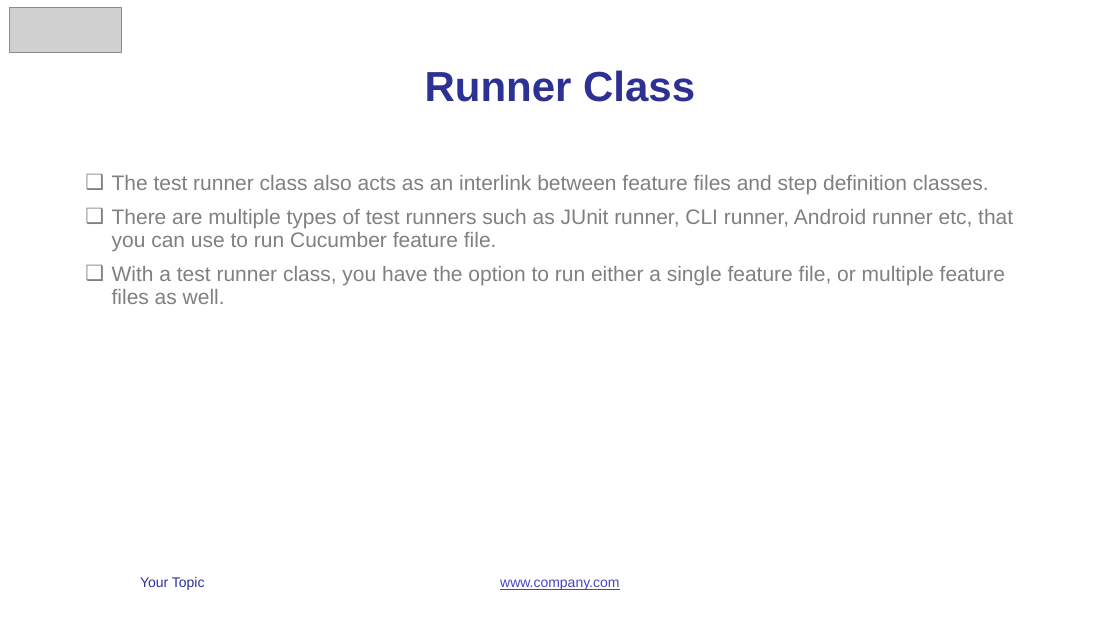
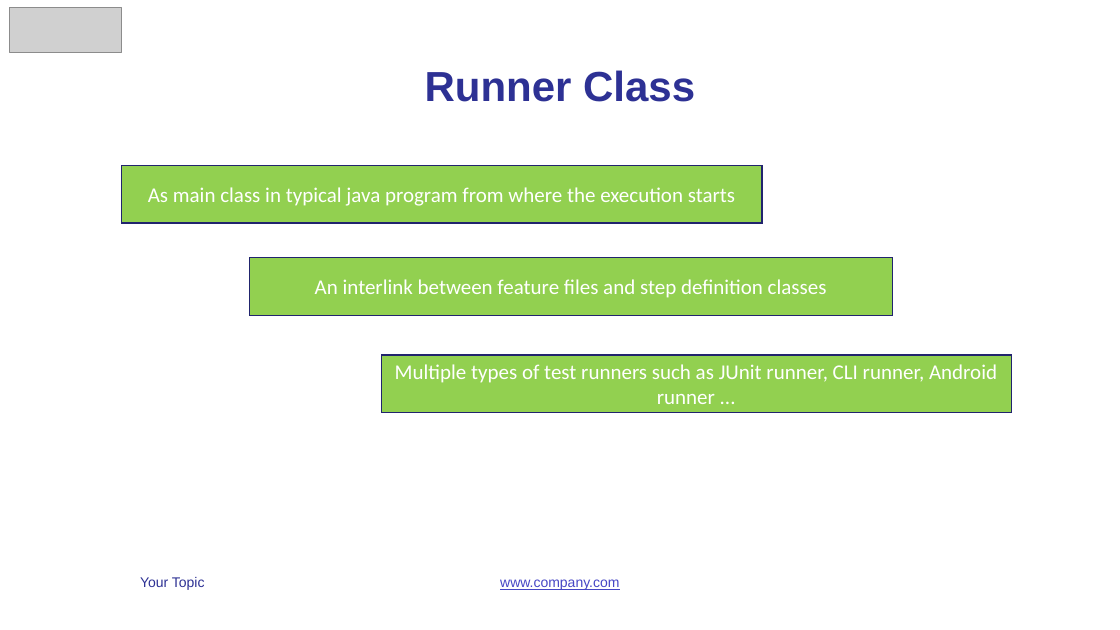
Before and after one commit to vunguyen2588/Cucumber, a slide deck: slide 11 of b4uconference_cucumber_slide.pptx (slide 12 before the commit). Drawn at 1120x630 pixels with LibreOffice and Linux fonts; fonts in the diff are those of the drawing; grey boxes stand for pictures. Boxes give left, top, right and bottom in pixels: in the first picture for what was removed or moved away, otherwise in the second. Text is boxed around its words. In the diff, an @@ line names an element or a change of style, - is before the commit and + after.

```diff
--- a/b4uconference_cucumber_slide.pptx
+++ b/b4uconference_cucumber_slide.pptx
@@ text removed at bbox=[112, 175, 1013, 304] @@
-❑ The test runner class also acts as an interlink between feature files and step definition classes.
-❑ There are multiple types of test runners such as JUnit runner, CLI runner, Android runner etc, that you can use to run Cucumber feature file.
-❑ With a test runner class, you have the option to run either a single feature file, or multiple feature files as well.
@@ rectangle added at bbox=[122, 166, 763, 223], fill #92D050, outline #21246D 1 pt, 18 pt, text #FFFFFF @@
+As main class in typical java program from where the execution starts
@@ rectangle added at bbox=[250, 258, 892, 315], fill #92D050, outline #21246D 1 pt, 18 pt, text #FFFFFF @@
+An interlink between feature files and step definition classes
@@ rectangle added at bbox=[381, 355, 1012, 413], fill #92D050, outline #21246D 1 pt, 18 pt, text #FFFFFF @@
+Multiple types of test runners such as JUnit runner, CLI runner, Android runner ...
```
Also in this commit, not shown: 8 other slides changed, 4 slides added, 4 slides removed.
